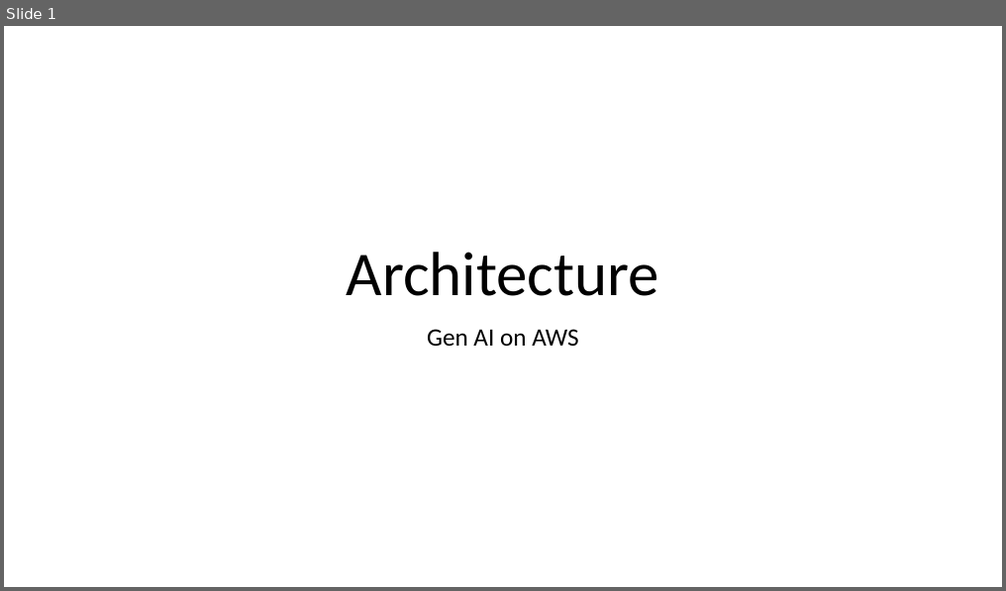
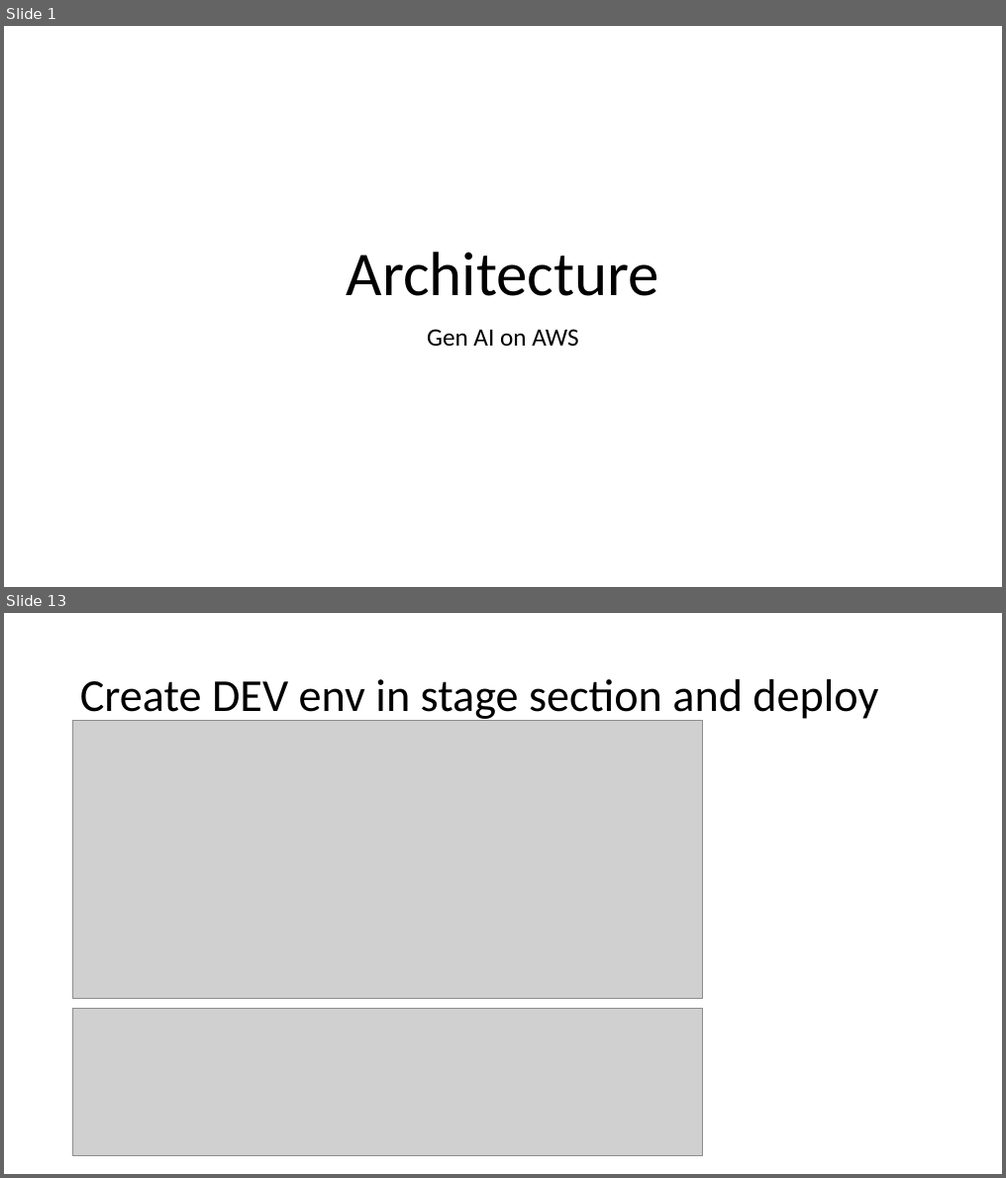
Before and after one commit to shubh2ds/gen-ai-app-aws, a slide deck: Architecture/gen-ai-app-architecture.pptx. Shown one above the other, each under a label of ours: slide 1 before the commit, slides 1 and 13 after it; the slides between them are not shown. The pictures are 1006x591 and 1006x1178 pixels, drawn with LibreOffice and Linux fonts; fonts in the diff are those of the drawing; grey boxes stand for pictures. Boxes give left, top, right and bottom in pixels: in the first picture for what was removed or moved away, otherwise in the second. Text is boxed around its words. In the diff, an @@ line names an element or a change of style, - is before the commit and + after.

Commit message:
Gen AI scalable APP backend Developed on AWS using bedrock,lambda,s3 and api gateway service and routing done for dev stage.

```diff
--- a/Architecture/gen-ai-app-architecture.pptx
+++ b/Architecture/gen-ai-app-architecture.pptx
@@ slide 13 added at (x1=4, y1=613, x2=1002, y2=1174), background #FFFFFF @@
@@ title added at (x1=80, y1=679, x2=878, y2=723), 44 pt, text #000000 @@
+Create DEV env in stage section and deploy
@@ picture added at (x1=73, y1=721, x2=703, y2=998) @@
@@ picture added at (x1=73, y1=1009, x2=703, y2=1156) @@
```
Also in this commit, not shown: 1 slide changed, 12 other slides added, 4 other files.
